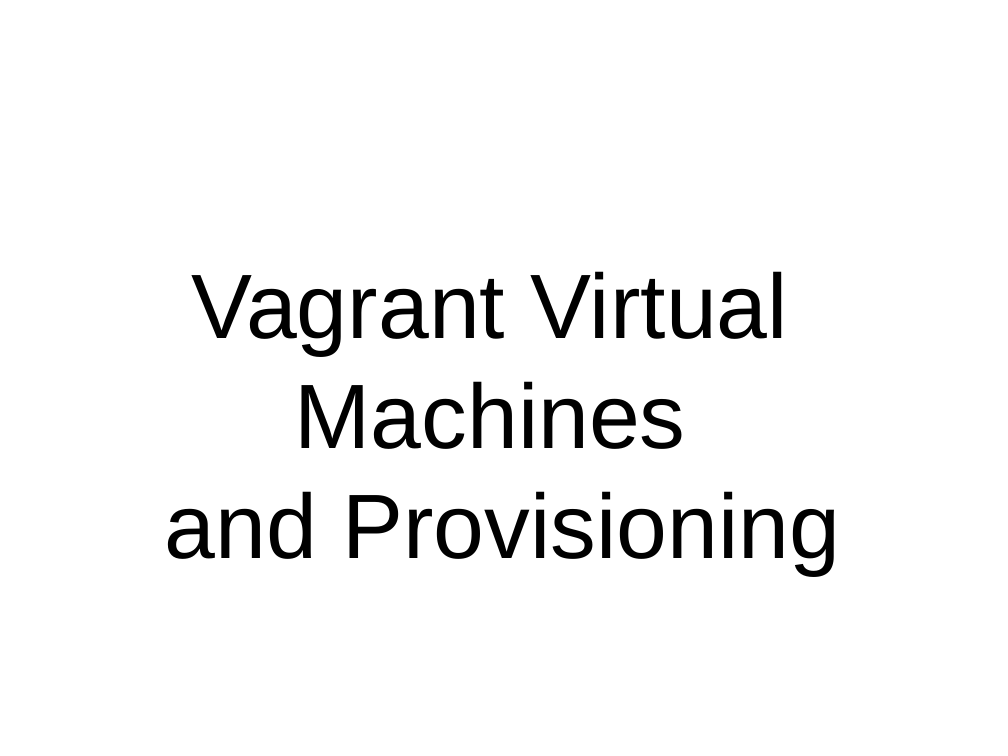
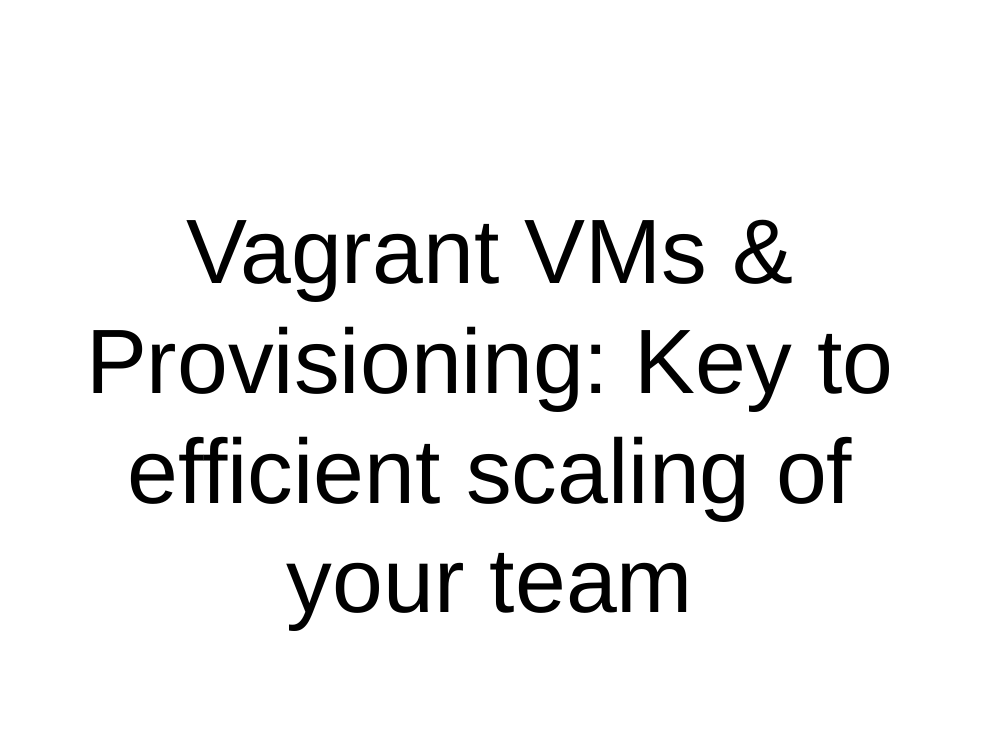
Before and after one commit to mihirk/presentation, a slide deck: slide 1 of kidding_me.odp. Drawn at 1008x756 pixels with LibreOffice and Linux fonts; fonts in the diff are those of the drawing. Boxes give left, top, right and bottom in pixels: in the first picture for what was removed or moved away, otherwise in the second. Text is boxed around its words. In the diff, an @@ line names an element or a change of style, - is before the commit and + after.

```diff
--- a/kidding_me.odp
+++ b/kidding_me.odp
@@ subtitle at (x1=86, y1=220, x2=893, y2=629): text changed @@
-Vagrant Virtual Machines
-and Provisioning
+Vagrant VMs & Provisioning: Key to efficient scaling of your team
```
Also in this commit, not shown: 2 other slides changed.
